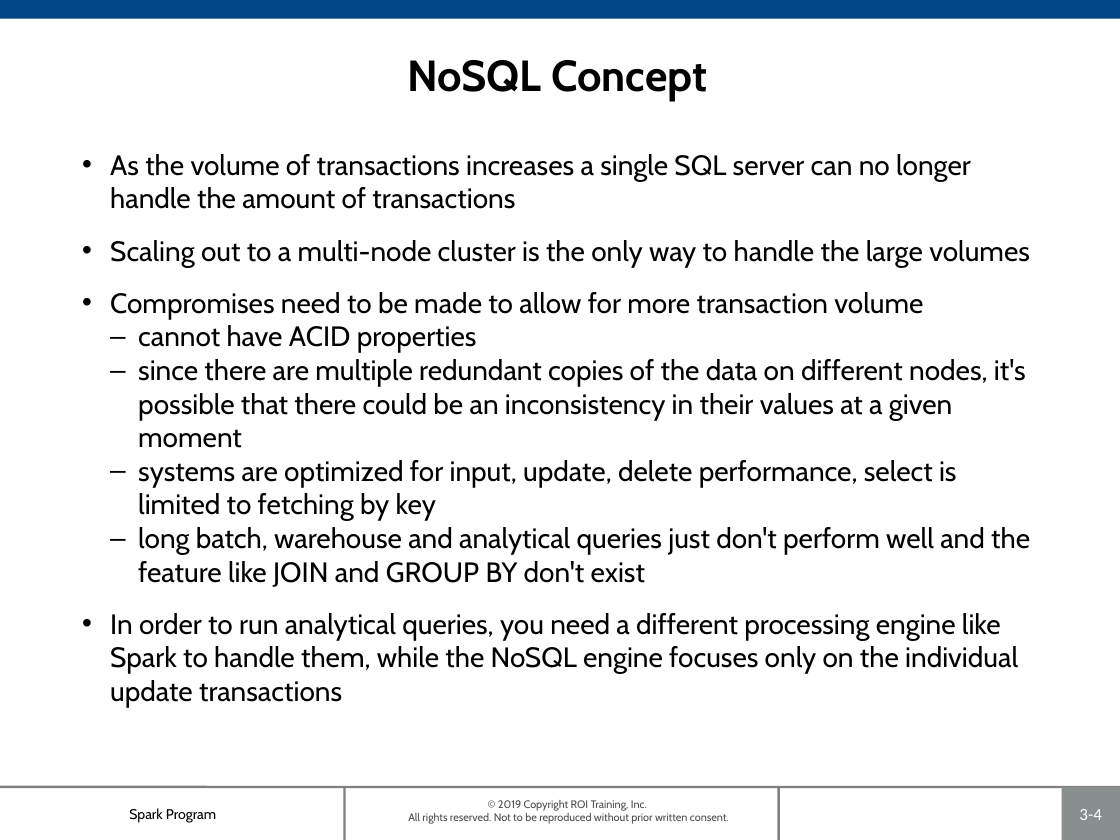
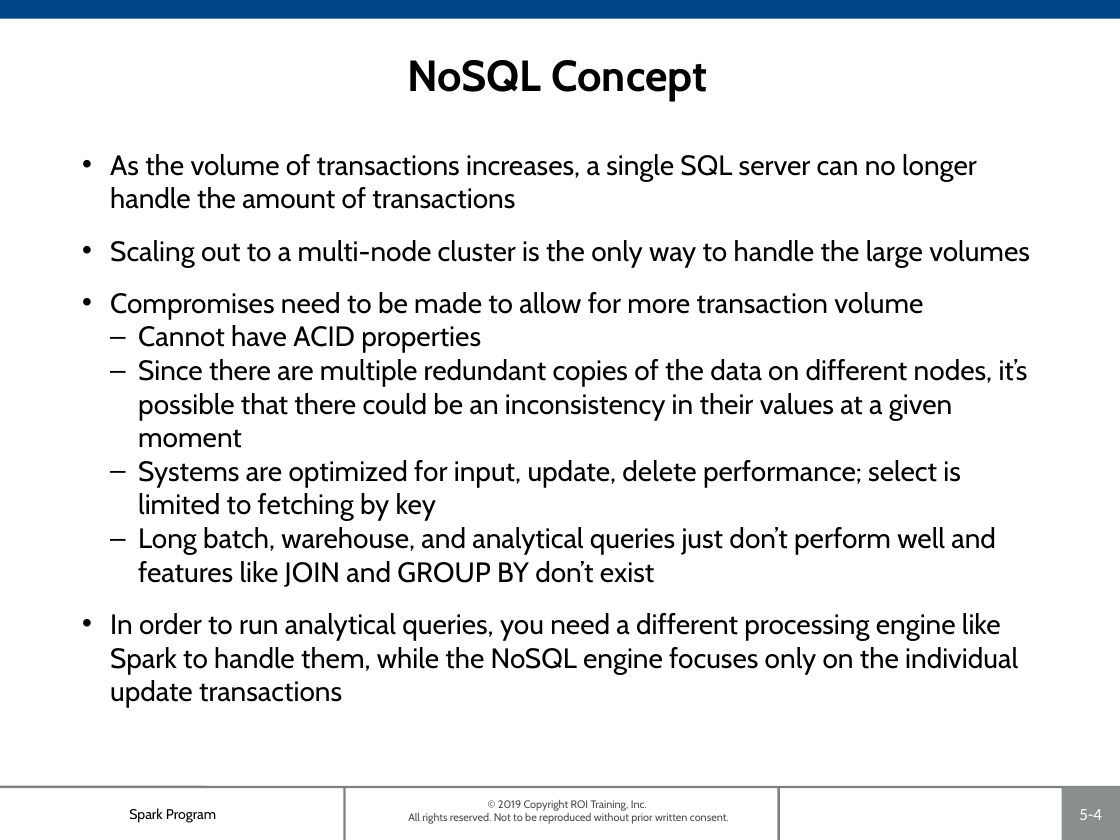
Before and after one commit to roitraining/SparkProgram, a slide deck: slide 4 of Day4/Ch05_NoSQL.pptx. Drawn at 1120x840 pixels with LibreOffice and Linux fonts; fonts in the diff are those of the drawing; background and template pictures are left out. Boxes give left, top, right and bottom in pixels: in the first picture for what was removed or moved away, otherwise in the second. Text is boxed around its words. In the diff, an @@ line names an element or a change of style, - is before the commit and + after.

```diff
--- a/Day4/Ch05_NoSQL.pptx
+++ b/Day4/Ch05_NoSQL.pptx
@@ text at (110, 154, 977, 209): text changed @@
-• As the volume of transactions increases a single SQL server can no longer handle the amount of transactions
+• As the volume of transactions increases, a single SQL server can no longer handle the amount of transactions
@@ text at (138, 325, 1028, 587): text changed @@
-  – cannot have ACID properties
-  – since there are multiple redundant copies of the data on different nodes, it's possible that there could be an inconsistency in their values at a given moment
-  – systems are optimized for input, update, delete performance, select is limited to fetching by key
-  – long batch, warehouse and analytical queries just don't perform well and the feature like JOIN and GROUP BY don't exist
+  – Cannot have ACID properties
+  – Since there are multiple redundant copies of the data on different nodes, it’s possible that there could be an inconsistency in their values at a given moment
+  – Systems are optimized for input, update, delete performance; select is limited to fetching by key
+  – Long batch, warehouse, and analytical queries just don’t perform well and features like JOIN and GROUP BY don’t exist
@@ page number at (1079, 809, 1102, 820): text changed @@
-3-4
+5-4
```
Also in this commit, not shown: 23 other slides changed, 1 slide added, 1 slide removed, 1 other file.
